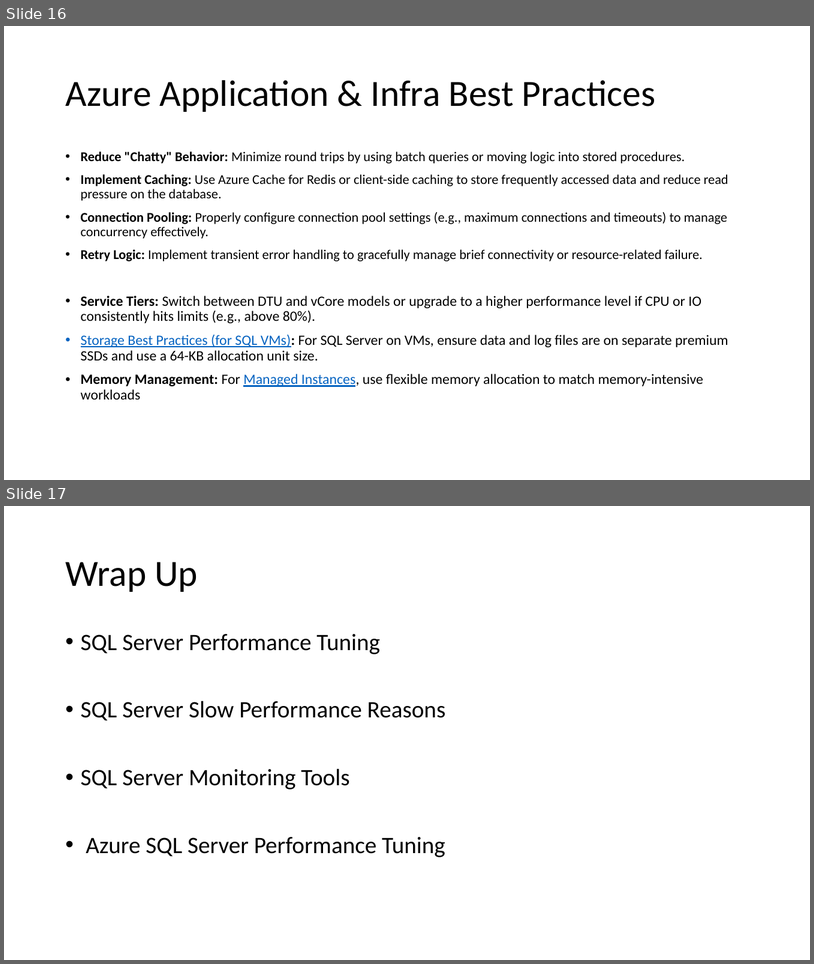
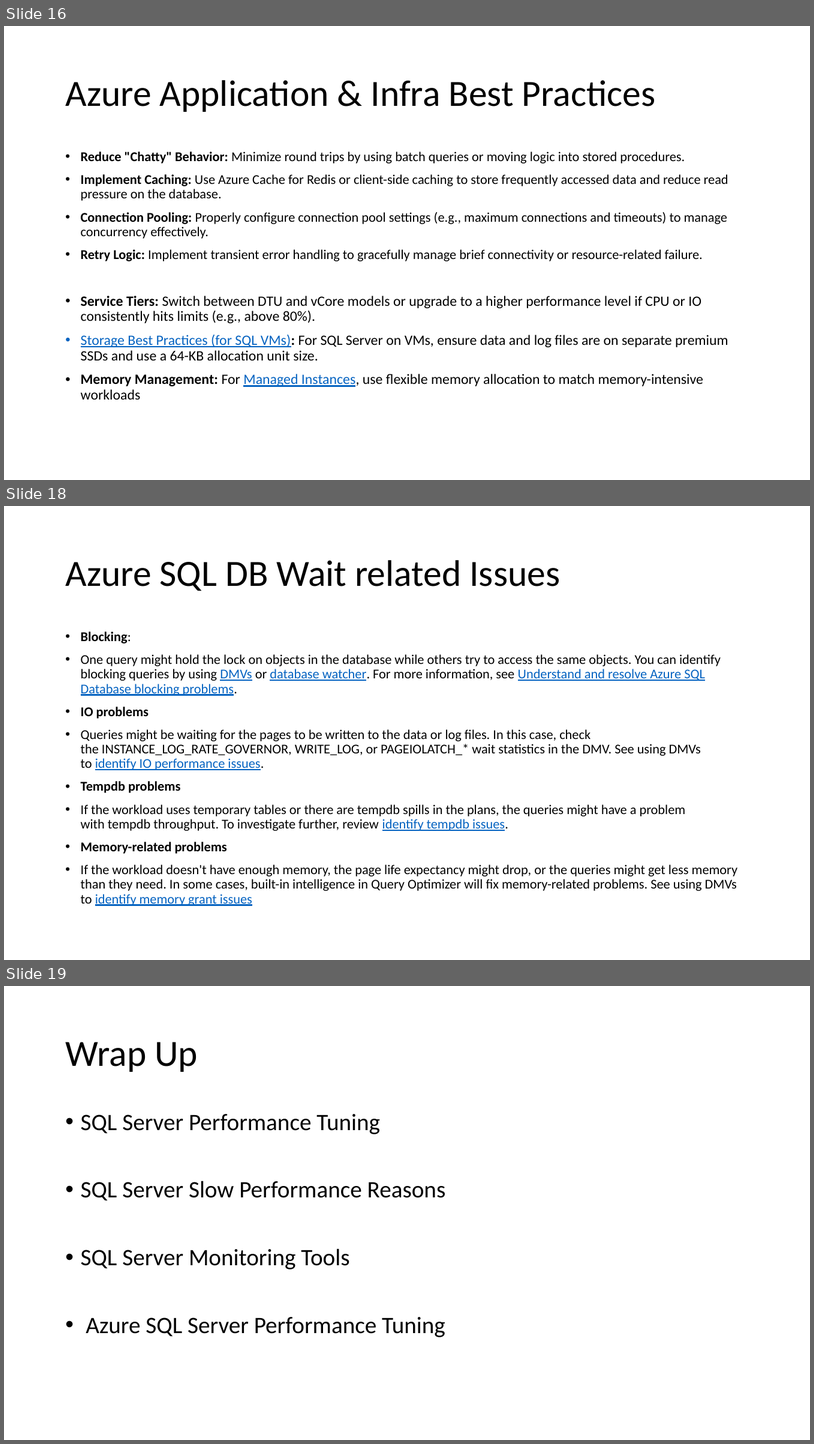
Before and after one commit to imcuteani/SQL_Server_Azure_Data_Engineering, a slide deck: Decks/day-8/SQL Server Administration & Azure Data Engineering-day-8.pptx. Shown one above the other, each under a label of ours: slides 16 and 17 before the commit, slides 16, 18 and 19 after it; the slides between them are not shown. The pictures are 814x964 and 814x1444 pixels, drawn with LibreOffice and Linux fonts; fonts in the diff are those of the drawing. Boxes give left, top, right and bottom in pixels: in the first picture for what was removed or moved away, otherwise in the second. Text is boxed around its words. In the diff, an @@ line names an element or a change of style, - is before the commit and + after.

```diff
--- a/Decks/day-8/SQL Server Administration & Azure Data Engineering-day-8.pptx
+++ b/Decks/day-8/SQL Server Administration & Azure Data Engineering-day-8.pptx
@@ slide 18 added at bbox=[4, 506, 810, 960], background #FFFFFF @@
@@ title added at bbox=[65, 560, 561, 591], 44 pt, text #000000 @@
+Azure SQL DB Wait related Issues
@@ text added at bbox=[81, 631, 738, 906], 16 pt, text #000000 @@
+• Blocking:
+• One query might hold the lock on objects in the database while others try to access the same objects. You can identify blocking queries by using DMVs or database watcher. For more information, see Understand and resolve Azure SQL Database blocking problems.
+• IO problems
+• Queries might be waiting for the pages to be written to the data or log files. In this case, check the INSTANCE_LOG_RATE_GOVERNOR, WRITE_LOG, or PAGEIOLATCH_* wait statistics in the DMV. See using DMVs to identify IO performance issues.
+• Tempdb problems
+• If the workload uses temporary tables or there are tempdb spills in the plans, the queries might have a problem with tempdb throughput. To investigate further, review identify tempdb issues.
+• Memory-related problems
+• If the workload doesn't have enough memory, the page life expectancy might drop, or the queries might get less memory than they need. In some cases, built-in intelligence in Query Optimizer will fix memory-related problems. See using DMVs to identify memory grant issues
@@ what was slide 17 is now slide 19 @@
```
Also in this commit, not shown: 4 slides changed, 1 other slide added, 6 other files.
